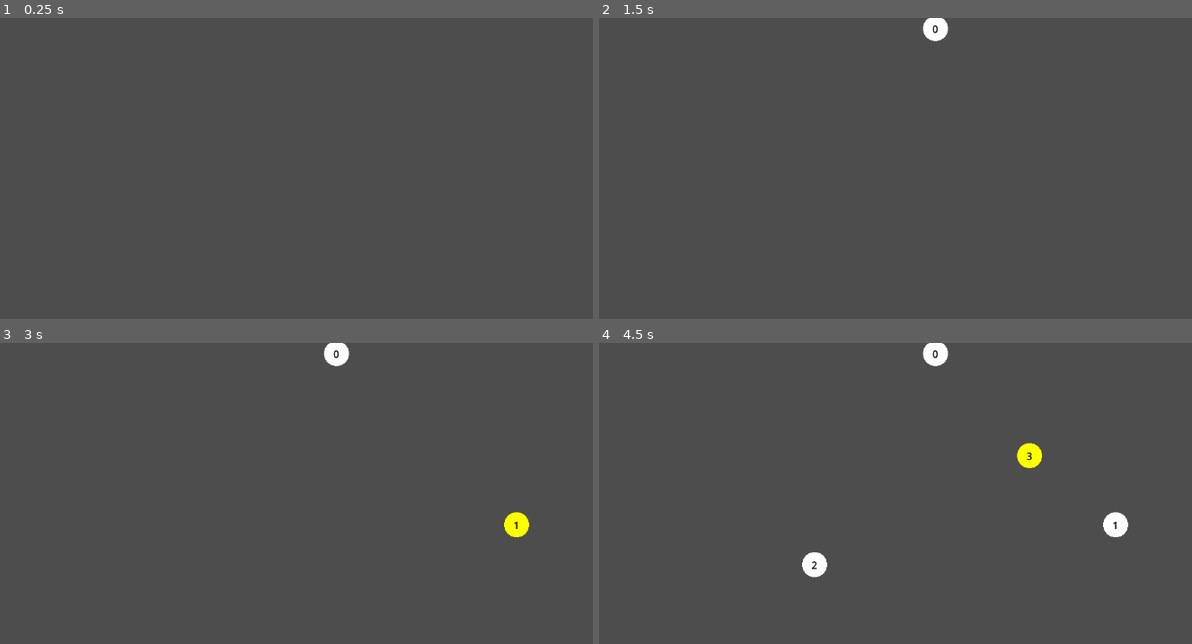
Above: before the commit, frames 1-4 (two rows, left to right).
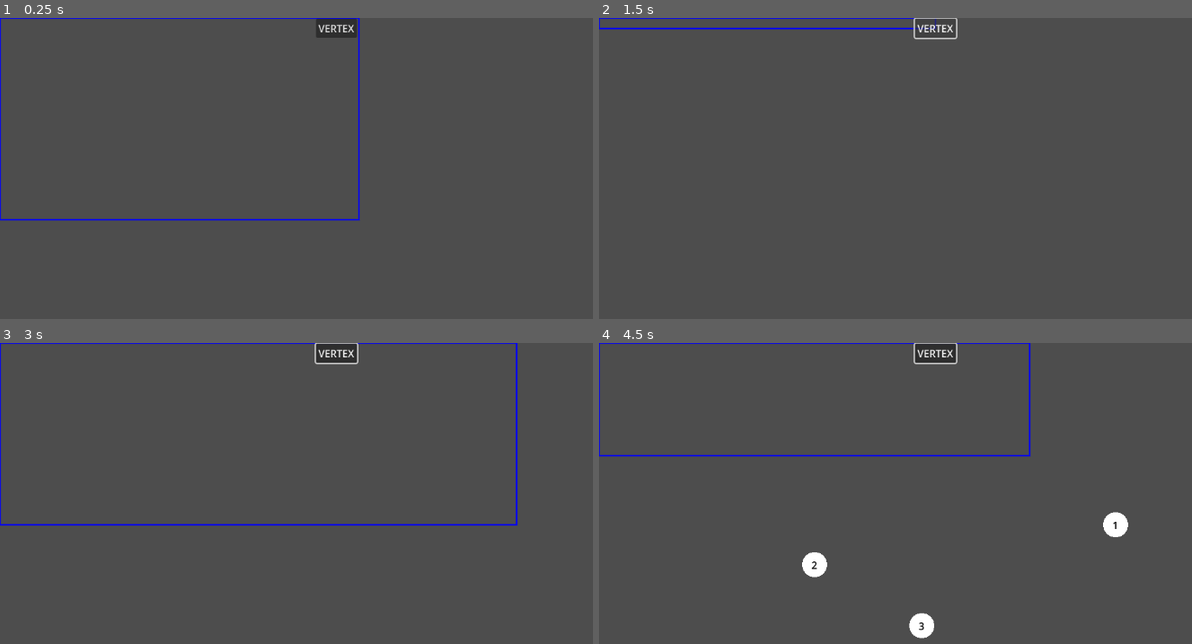
Above: after the commit, the same moments.

Repository: VerticesLTD/Graphos
Game: Godot game, scene res://main.tscn
Same seed, same stepped clock (60 frames per second), same inputs: the game is played once before the commit and once after it.
Inputs (mouse positions are in pixels of both pictures, inside the frame that each line leads up to):
- Up to frame 1 (0.25 s): no input
- Up to frame 2 (1.5 s): click (937, 27) at 0.5 s, where only the run after the commit has a clickable "VERTEX"; click (937, 27) at 1.25 s, where only the run after the commit has a clickable "VERTEX"
- Up to frame 3 (3 s): click (338, 352) at 2 s, where only the run after the commit has a clickable "VERTEX"; tap Enter at 2.75 s; move the mouse to (515, 523) at 2.77 s; hold Ctrl from 2.78 s (still down); click (515, 523) at 2.92 s
- Up to frame 4 (4.5 s): release Ctrl at 3.5 s; tap Space at 3.5 s; drag from (812, 565) to (919, 625) at 3.52 s; move the mouse to (1031, 457) at 4.27 s; hold Ctrl from 4.28 s (still down); click (1031, 457) at 4.42 s

The runs differ from the first frame. In frame 1, 1.5% of the frame differs, in the area x 0-61%, y 0-68%; in frame 2, 0.9%; in frame 3, 2.1%; in frame 4, 2.1%, in the area x 0-75%, y 0-99%.

Commit message:
Initial Canvas layer

Diff:
--- a/main.tscn
+++ b/main.tscn
@@ -1,7 +1,9 @@
-[gd_scene load_steps=3 format=3 uid="uid://yxcr5kwlindq"]
+[gd_scene load_steps=5 format=3 uid="uid://yxcr5kwlindq"]
 
 [ext_resource type="Script" uid="uid://c2yhxp7188k8k" path="res://graphs/undirected-graph/UndirectedGraph.gd" id="1_0xm2m"]
 [ext_resource type="Script" uid="uid://bi4h7vrxw31jb" path="res://controllers/GraphController.gd" id="2_0xm2m"]
+[ext_resource type="Script" uid="uid://4boow4h1ajkt" path="res://ui/global/global_UI.gd" id="3_1bvp3"]
+[ext_resource type="Script" uid="uid://crmqoaf7l145k" path="res://ui/selection/selection_rectangle_view.gd" id="4_lquwl"]
 
 [node name="Main" type="Node2D"]
 script = ExtResource("1_0xm2m")
@@ -13,3 +15,19 @@
 [node name="GraphController" type="Node" parent="." node_paths=PackedStringArray("graph")]
 script = ExtResource("2_0xm2m")
 graph = NodePath("../UndirectedGraph")
+
+[node name="CanvasLayer" type="CanvasLayer" parent="."]
+script = ExtResource("3_1bvp3")
+
+[node name="UISelectionRect" type="Node2D" parent="CanvasLayer"]
+script = ExtResource("4_lquwl")
+metadata/_custom_type_script = "uid://crmqoaf7l145k"
+
+[node name="VertexToolButton" type="Button" parent="CanvasLayer"]
+offset_left = 507.0
+offset_top = 1.0
+offset_right = 573.0
+offset_bottom = 32.0
+text = "VERTEX"
+
+[connection signal="pressed" from="CanvasLayer/VertexToolButton" to="CanvasLayer" method="_on_vertex_tool_button_pressed"]
--- /dev/null
+++ b/ui/global/global_UI.gd
@@ -0,0 +1,42 @@
+extends CanvasLayer
+
+@onready var ui_selection_rect: UISelectionRect = $UISelectionRect
+@onready var vertex_tool_button: Button = $VertexToolButton
+
+enum TOOL {
+	CURSOR,
+	VERTEX,
+	PATH,
+}
+
+@onready var graph_controller: GraphController = $"../GraphController"
+
+var current_tool = TOOL.VERTEX
+
+# Called when the node enters the scene tree for the first time.
+func _ready() -> void:
+	InputHandler.subscribe_to_intention(
+		InputHandler.INTENTION_TYPE.MOUSE_CLICK,
+		self
+	)
+	pass # Replace with function body.
+
+
+# Called every frame. 'delta' is the elapsed time since the previous frame.
+func _process(_delta: float) -> void:
+	pass
+
+func execute_intention(intention: InputHandler.Intention) -> void:
+	var event:InputEventMouseButton = intention.event
+
+	if event.button_index == MOUSE_BUTTON_LEFT:
+		_handle_left_click(intention.mouse_global_pos)
+
+func _handle_left_click(mouse_position:Vector2):
+	match current_tool:
+		TOOL.VERTEX:
+				graph_controller._handle_left_click(mouse_position)
+				graph_controller._handle_left_release()
+
+func _on_vertex_tool_button_pressed() -> void:
+	current_tool = TOOL.VERTEX
--- a/ui/selection/selection_rectangle_view.gd
+++ b/ui/selection/selection_rectangle_view.gd
@@ -17,7 +17,7 @@
 	current_mouse_position = get_global_mouse_position()
 
 	# Calculating selection rectangle
-	rectangle = Rect2(initial_click_position,abs(current_mouse_position - initial_click_position))
+	rectangle = Rect2(initial_click_position,current_mouse_position - initial_click_position).abs()
 
 	queue_redraw()
 
Not shown, added: ui/global/global_UI.gd.uid
